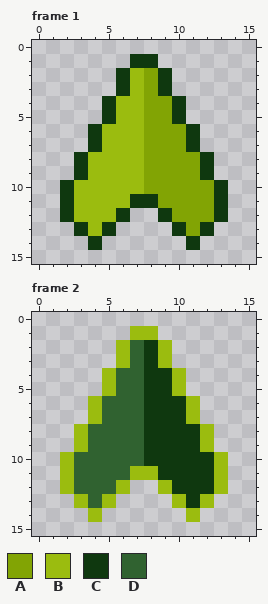
One commit to this pixel-art file: Aseprite/Arrow_Buttons.aseprite. The first picture shows the starting point.
16x16 pixels, 8 frames. Shown: frame 1, frame 2. The commit also changed other frames, which this record leaves out.
Palette (. is transparent): A #82a404  B #9bbc0f  C #0f380f  D #306230
Pixels before, frame 1, first column x 2:
 1 .....CC.....
 2 ....CBAC....
 3 ....CBAC....
 4 ...CBBAAC...
 5 ...CBBAAC...
 6 ..CBBBAAAC..
 7 ..CBBBAAAC..
 8 .CBBBBAAAAC.
 9 .CBBBBAAAAC.
10 CBBBBBAAAAAC
11 CBBBBCCAAAAC
12 CBBBC..CAAAC
13 .CBC....CAC.
14 ..C......C..
Pixels before, frame 2, first column x 2:
 1 .....BB.....
 2 ....BDCB....
 3 ....BDCB....
 4 ...BDDCCB...
 5 ...BDDCCB...
 6 ..BDDDCCCB..
 7 ..BDDDCCCB..
 8 .BDDDDCCCCB.
 9 .BDDDDCCCCB.
10 BDDDDDCCCCCB
11 BDDDDBBCCCCB
12 BDDDB..BCCCB
13 .BDB....BCB.
14 ..B......B..
The result:
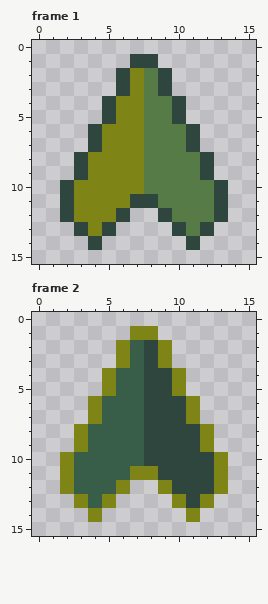
From old to new:
{"colour":"A","old":"#82a404","new":"#577b46"}
{"colour":"B","old":"#9bbc0f","new":"#7e8416"}
{"colour":"C","old":"#0f380f","new":"#2e463d"}
{"colour":"D","old":"#306230","new":"#385d49"}
{"label":"changed","picture_box":[60,54,228,250]}
{"label":"changed","picture_box":[60,326,228,522]}
